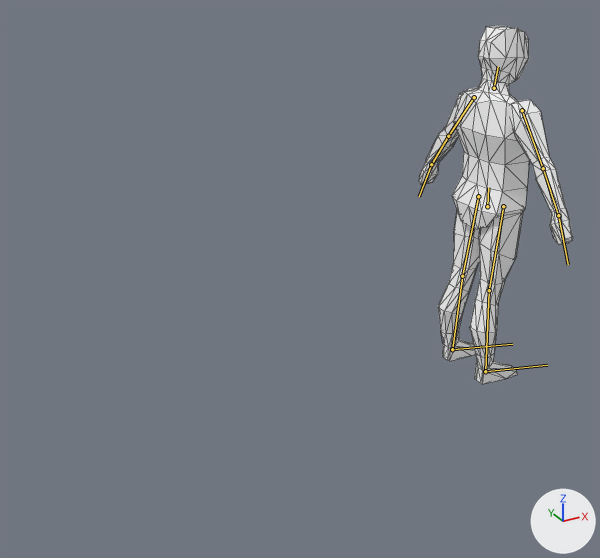
Two versions of the glTF model wd/models/attacker.glb, one commit apart.
Before and after are seen from a 50 mm camera at (-2.72, -3.0, 2.25) aimed at (-1.11, -0.07, 0.78). The lights are fixed; the arrows at lower right show +X, +Y and +Z. The bones that bend it are drawn over the model as lines. Mesh edges are drawn as thin lines.

In view in the first picture: 'attacker'.
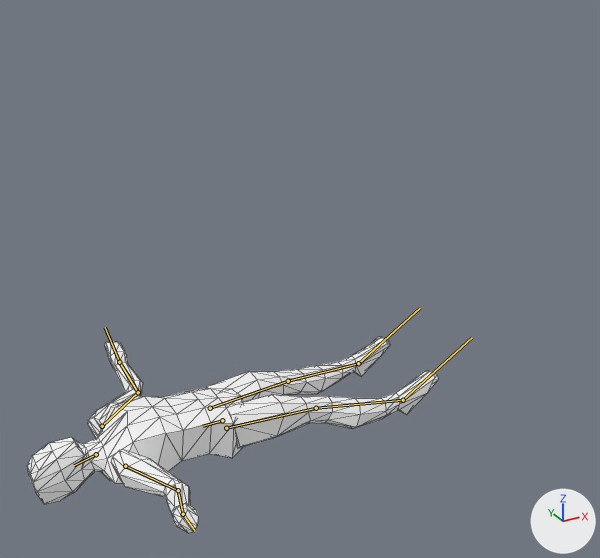
The newer file adds an action. The first version stands in its rest pose; the second is drawn at frame 16 of the action 'death'.

Changed parts and their boxes [x1, y1, x2, y2] in the pictures (600 x 558 px):
'attacker', posed (166% wider, 45% shorter): before [419, 25, 573, 384]; after [27, 337, 438, 533]
bone 'torso', root to tip: before (487, 206) to (488, 187); after (222, 420) to (202, 426)
bone 'head', root to tip: before (494, 88) to (498, 66); after (96, 454) to (74, 465)
bone 'upperarm.l', root to tip: before (474, 97) to (448, 136); after (102, 426) to (138, 392)
bone 'lowerarm.l', root to tip: before (448, 136) to (431, 164); after (138, 392) to (119, 362)
bone 'upperleg.l', root to tip: before (478, 196) to (462, 276); after (210, 408) to (288, 381)
bone 'lowerleg.l', root to tip: before (462, 276) to (452, 349); after (288, 381) to (358, 363)
bone 'foot.l', root to tip: before (452, 349) to (512, 344); after (358, 363) to (420, 308)
bone 'upperarm.r', root to tip: before (522, 110) to (543, 168); after (125, 466) to (178, 490)
bone 'lowerarm.r', root to tip: before (543, 168) to (558, 215); after (178, 490) to (183, 514)
bone 'upperleg.r', root to tip: before (503, 206) to (489, 290); after (226, 428) to (316, 408)
bone 'lowerleg.r', root to tip: before (489, 290) to (485, 371); after (316, 408) to (403, 400)
bone 'foot.r', root to tip: before (485, 371) to (547, 365); after (403, 400) to (472, 337)

Edits to the bpy script that builds the scene:
```text
Change bone_torso:
    where bone_torso = bpy.data.objects['Armature'].pose.bones['torso']
    bone_torso.location: (0.0, 0.0, 0.0) -> (-1.505, -0.723, 0.0)
    bone_torso.rotation_quaternion: (1.0, 0.0, 0.0, 0.0) -> (0.733, 0.0, 0.0, 0.681)  # degrees (0, 0, 0) -> degrees (0, 0, 86)
Change bone_head:
    where bone_head = bpy.data.objects['Armature'].pose.bones['head']  # child of 'torso'
    bone_head.rotation_quaternion: (1.0, 0.0, 0.0, 0.0) -> (0.978, 0.0, 0.0, 0.21)  # degrees (0, 0, 0) -> degrees (0, 0, 24)
Change bone_upperarm_l:
    where bone_upperarm_l = bpy.data.objects['Armature'].pose.bones['upperarm.l']  # child of 'torso'
    bone_upperarm_l.rotation_quaternion: (1.0, 0.0, 0.0, 0.0) -> (0.959, -0.005, -0.28, -0.048)  # degrees (0, 0, 0) -> degrees (1, -32, -6)
Change bone_lowerarm_l:
    where bone_lowerarm_l = bpy.data.objects['Armature'].pose.bones['lowerarm.l']  # child of 'upperarm.l'
    bone_lowerarm_l.rotation_quaternion: (1.0, 0.0, 0.0, 0.0) -> (0.832, 0.205, -0.264, -0.443)  # degrees (0, 0, 0) -> degrees (37, -15, -61)
Change bone_upperleg_l:
    where bone_upperleg_l = bpy.data.objects['Armature'].pose.bones['upperleg.l']  # child of 'torso'
    bone_upperleg_l.rotation_quaternion: (1.0, 0.0, 0.0, 0.0) -> (0.995, 0.031, -0.006, -0.095)  # degrees (0, 0, 0) -> degrees (4, 0, -11)
Change bone_lowerleg_l:
    where bone_lowerleg_l = bpy.data.objects['Armature'].pose.bones['lowerleg.l']  # child of 'upperleg.l'
    bone_lowerleg_l.rotation_quaternion: (1.0, 0.0, 0.0, 0.0) -> (0.993, 0.0, 0.008, 0.115)  # degrees (0, 0, 0) -> degrees (0, 1, 13)
Change bone_foot_l:
    where bone_foot_l = bpy.data.objects['Armature'].pose.bones['foot.l']  # child of 'lowerleg.l'
    bone_foot_l.rotation_quaternion: (1.0, 0.0, 0.0, 0.0) -> (0.926, -0.006, 0.002, 0.377)  # degrees (0, 0, 0) -> degrees (-1, 0, 44)
Change bone_upperarm_r:
    where bone_upperarm_r = bpy.data.objects['Armature'].pose.bones['upperarm.r']  # child of 'torso'
    bone_upperarm_r.rotation_quaternion: (1.0, 0.0, 0.0, 0.0) -> (-0.959, -0.215, -0.175, -0.055)  # degrees (0, 0, 0) -> degrees (27, 18, 11)
Change bone_lowerarm_r:
    where bone_lowerarm_r = bpy.data.objects['Armature'].pose.bones['lowerarm.r']  # child of 'upperarm.r'
    bone_lowerarm_r.rotation_quaternion: (1.0, 0.0, 0.0, 0.0) -> (0.891, 0.25, 0.216, 0.311)  # degrees (0, 0, 0) -> degrees (37, 13, 43)
Change bone_upperleg_r:
    where bone_upperleg_r = bpy.data.objects['Armature'].pose.bones['upperleg.r']  # child of 'torso'
    bone_upperleg_r.rotation_quaternion: (1.0, 0.0, 0.0, 0.0) -> (-0.995, -0.042, -0.007, -0.095)  # degrees (0, 0, 0) -> degrees (5, 0, 11)
Change bone_lowerleg_r:
    where bone_lowerleg_r = bpy.data.objects['Armature'].pose.bones['lowerleg.r']  # child of 'upperleg.r'
    bone_lowerleg_r.rotation_quaternion: (1.0, 0.0, 0.0, 0.0) -> (0.993, 0.0, -0.008, -0.118)  # degrees (0, 0, 0) -> degrees (0, -1, -14)
Change bone_foot_r:
    where bone_foot_r = bpy.data.objects['Armature'].pose.bones['foot.r']  # child of 'lowerleg.r'
    bone_foot_r.rotation_quaternion: (1.0, 0.0, 0.0, 0.0) -> (0.948, -0.005, -0.002, -0.317)  # degrees (0, 0, 0) -> degrees (0, 0, -37)
```
